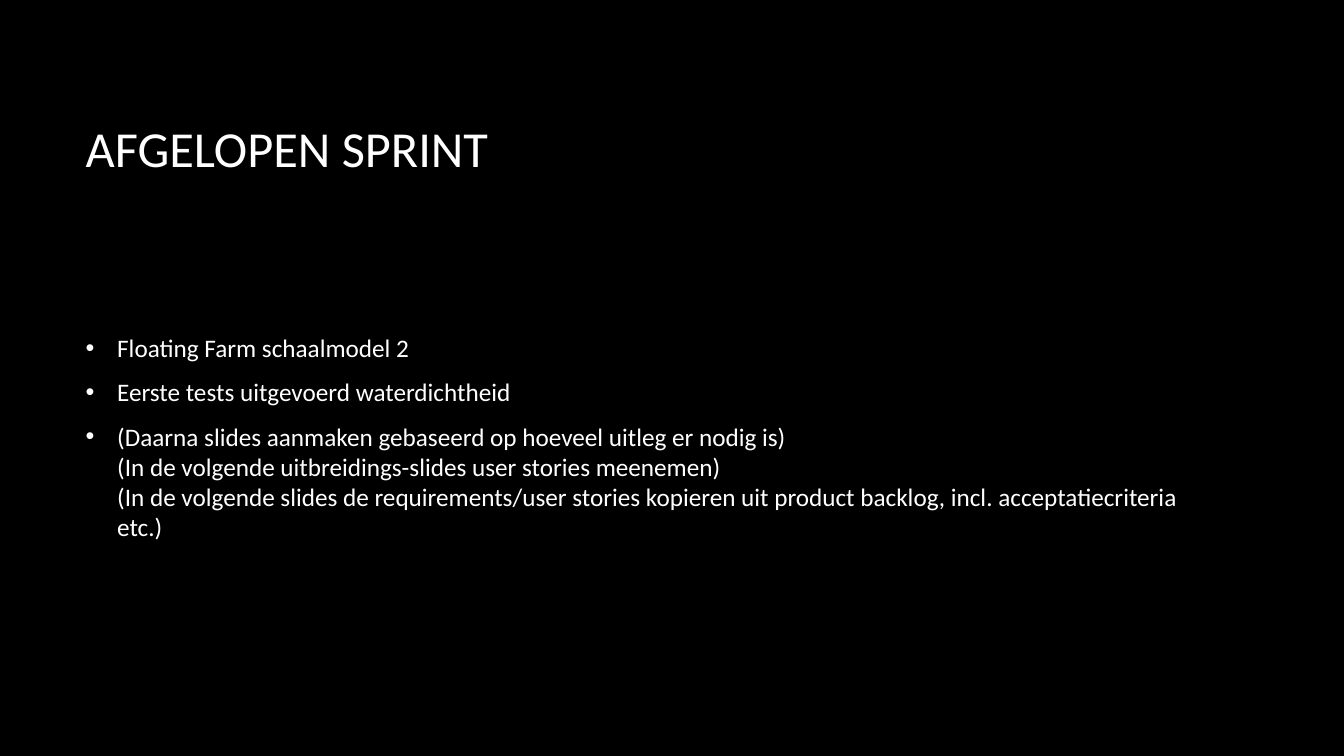
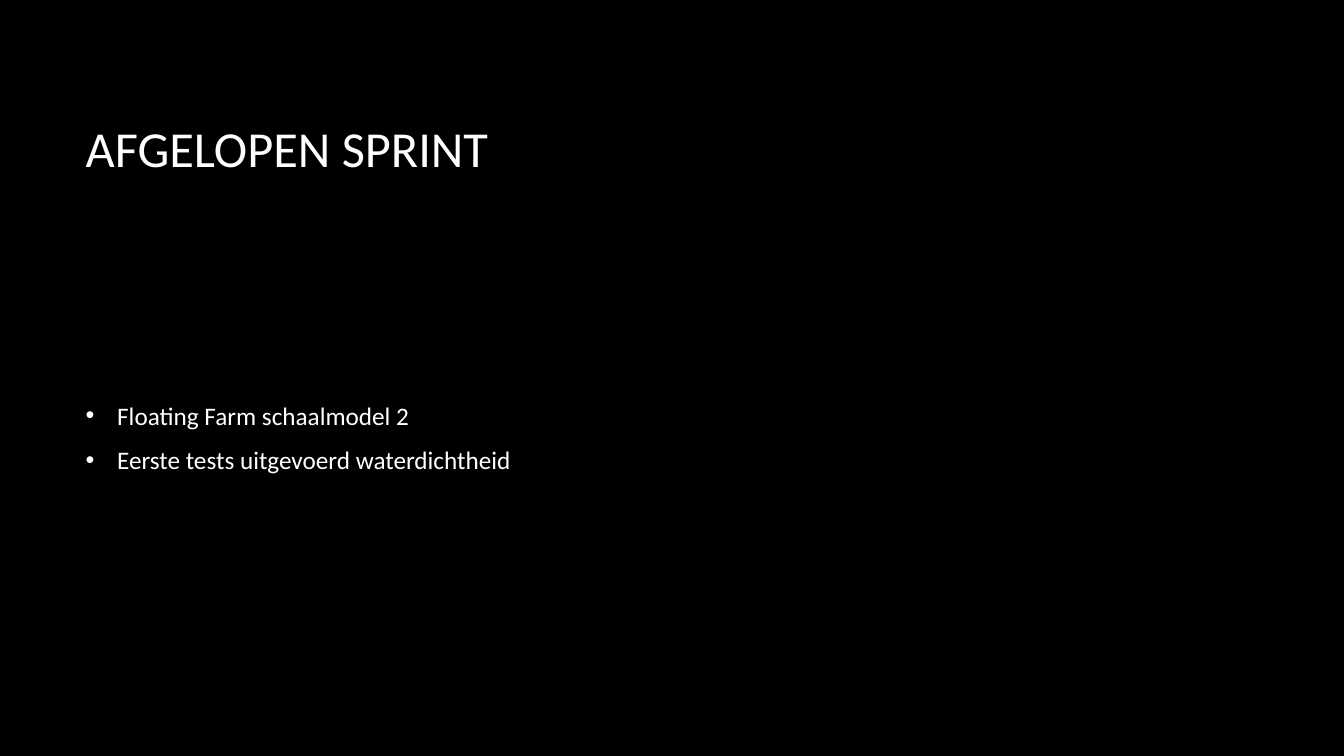
Before and after one commit to Matthijs-Hart/Project-5-6---Floating-Farm, a slide deck: slide 4 of Presentaties/Sprint 6.pptx. Drawn at 1344x756 pixels with LibreOffice and Linux fonts; fonts in the diff are those of the drawing; background and template pictures are left out. Boxes give left, top, right and bottom in pixels: in the first picture for what was removed or moved away, otherwise in the second. Text is boxed around its words. In the diff, an @@ line names an element or a change of style, - is before the commit and + after.

```diff
--- a/Presentaties/Sprint 6.pptx
+++ b/Presentaties/Sprint 6.pptx
@@ text at bbox=[117, 427, 1176, 540]: paragraph removed @@
-• (Daarna slides aanmaken gebaseerd op hoeveel uitleg er nodig is)
-  (In de volgende uitbreidings-slides user stories meenemen)
-  (In de volgende slides de requirements/user stories kopieren uit product backlog, incl. acceptatiecriteria etc.)
```
Also in this commit, not shown: 3 other slides changed, 2 other files.
